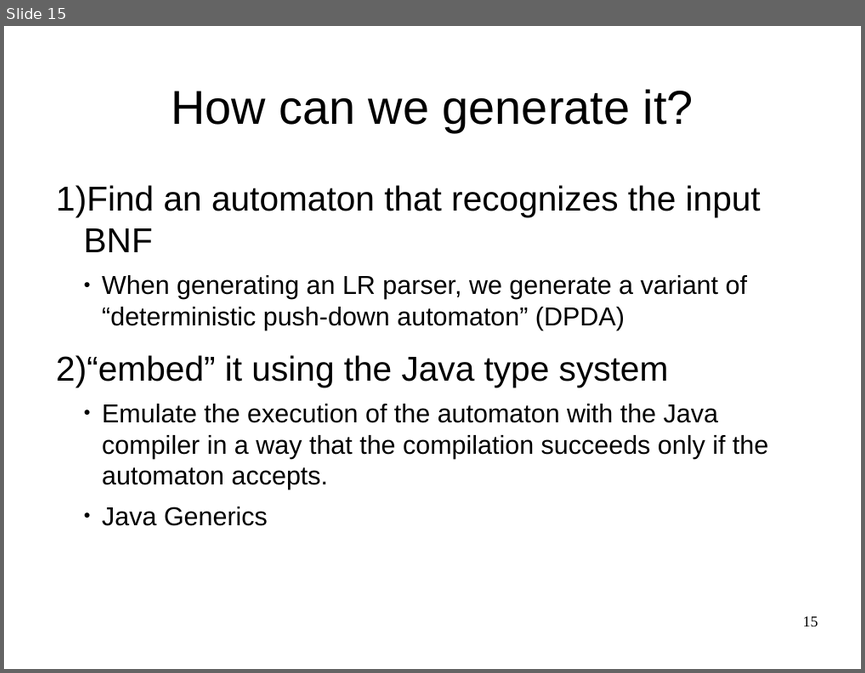
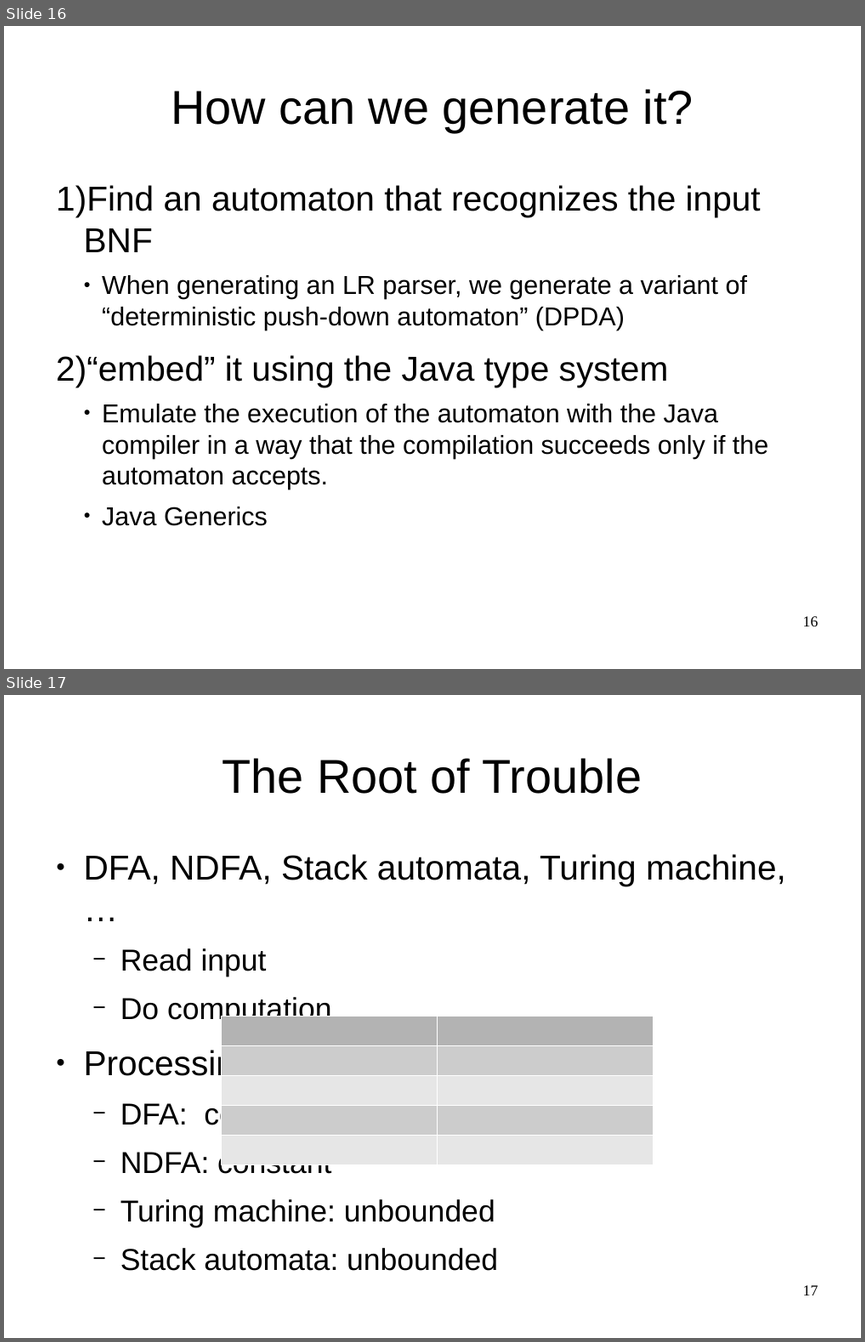
Before and after one commit to OriRoth/fling, a slide deck: Manuscripts/Thesis Seminar/Thesis Seminar.odp. Shown one above the other, each under a label of ours: slide 15 before the commit, slides 16 and 17 after it. The pictures are 865x673 and 865x1342 pixels, drawn with LibreOffice and Linux fonts; fonts in the diff are those of the drawing. Boxes give left, top, right and bottom in pixels: in the first picture for what was removed or moved away, otherwise in the second. Text is boxed around its words. In the diff, an @@ line names an element or a change of style, - is before the commit and + after.

```diff
--- a/Manuscripts/Thesis Seminar/Thesis Seminar.odp
+++ b/Manuscripts/Thesis Seminar/Thesis Seminar.odp
@@ slide 17 added at (4,695,861,1338), background #FFFFFF @@
@@ title added at (222,758,642,794), 44 pt, text #000000 @@
+The Root of Trouble
@@ text added at (84,854,786,1270), 28 pt, text #000000 @@
+● DFA, NDFA, Stack automata, Turing machine, …
+  − Read input
+  − Do computation
+● Processing time per character?
+  − DFA: constant
+  − NDFA: constant
+  − Turing machine: unbounded
+  − Stack automata: unbounded
@@ table added at (221,1016,653,1055), 5 rows, 2 columns @@
+ | 
+ | 
+ | 
+ | 
+ | 
@@ page number added at (803,1285,818,1295), 14 pt, text #000000 @@
+17
@@ what was slide 15 is now slide 16 @@
@@ page number at (803,616,818,626): text changed @@
-15
+16
```
Also in this commit, not shown: 3 slides changed, 2 other slides added, 2 slides removed.
